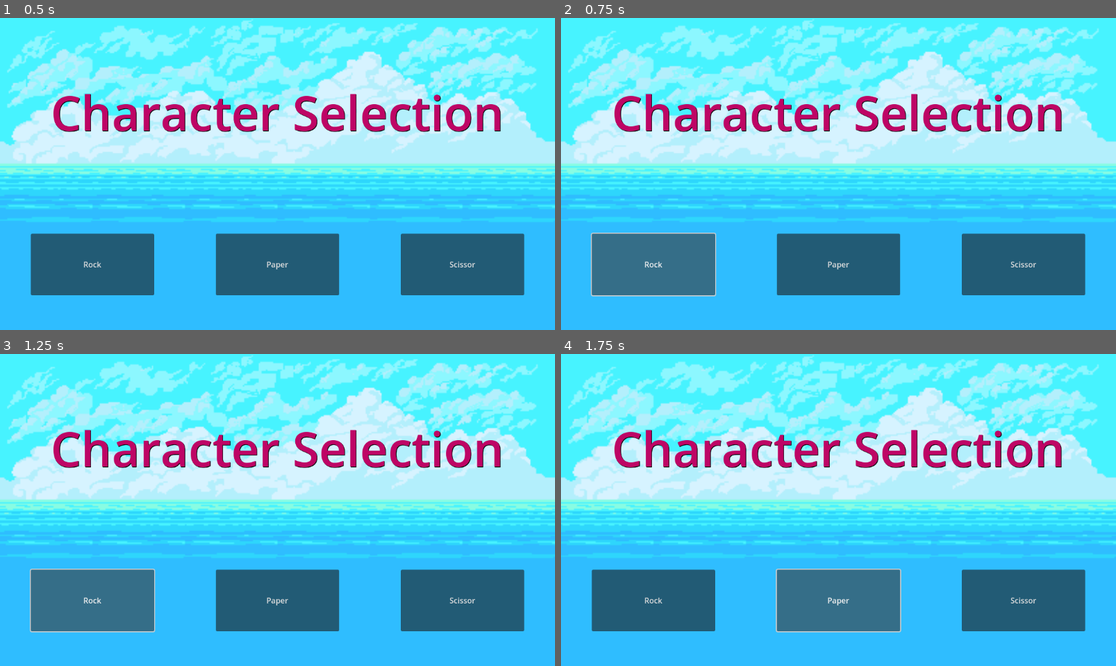
Above: before the commit, frames 1-4 (two rows, left to right).
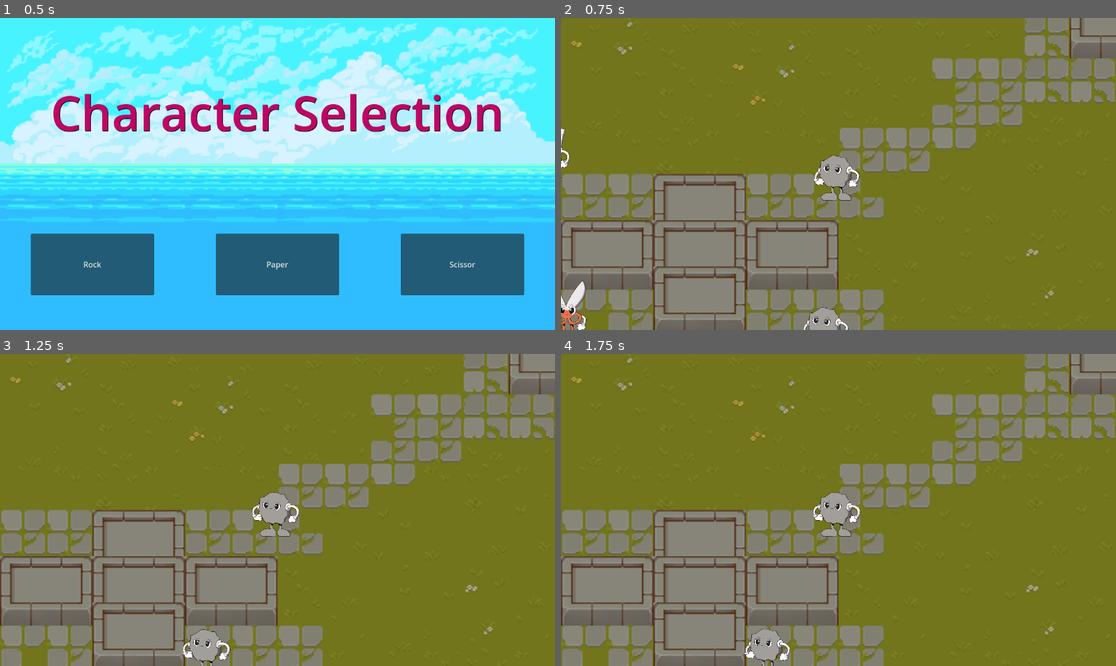
Above: after the commit, the same moments.

Repository: AKARandy/ROS
Game: Godot game, scene res://menus/character_selection.tscn
The game is run twice, just before and just after one commit, with the same random seed, the same clock (stepped at 60 frames per second) and the same inputs. This scene is started directly instead of the project's main scene.
Inputs (mouse positions are in pixels of both pictures, inside the frame that each line leads up to):
- Up to frame 1 (0.5 s): no input
- Up to frame 2 (0.75 s): click "Rock" at 0.5 s
- Up to frame 3 (1.25 s): no input
- Up to frame 4 (1.75 s): click (838, 600) at 1.25 s, where only the run before the commit has a clickable "Paper"

Frame 1 is identical in both runs. In frame 2, 100% of the frame differs, in the area x 0-100%, y 0-100%; in frame 3, 100%; in frame 4, 100%.

Commit message:
fix bug path file

Diff:
--- a/entities/enemy/ai_paper.tscn
+++ b/entities/enemy/ai_paper.tscn
@@ -1,6 +1,6 @@
 [gd_scene load_steps=17 format=3 uid="uid://gqm3iticl6v5"]
 
-[ext_resource type="Script" path="res://entities/enemy/ai_paper.gd" id="1_fxxto"]
+[ext_resource type="Script" path="res://entities/enemy/ai_papper.gd" id="1_fxxto"]
 [ext_resource type="Texture2D" uid="uid://c5128ghuof43c" path="res://game_assets/Character/Kertas/Idle/kertas-berdiri-1.png" id="2_3sdek"]
 [ext_resource type="Texture2D" uid="uid://b8yw2wbd5gga5" path="res://game_assets/Character/Kertas/Idle/kertas-berdiri-2.png" id="3_qbxwk"]
 [ext_resource type="Texture2D" uid="uid://bqbsd7pudlju0" path="res://game_assets/Character/Kertas/Idle/kertas-berdiri-3.png" id="4_mh02j"]
--- a/entities/enemy/ai_scissor.gd
+++ b/entities/enemy/ai_scissor.gd
@@ -1,7 +1,7 @@
 extends CharacterBody2D
 
 var chase = false
-const speed = 100
+const speed = 150
 var the_chased
 
 const CENTER = Vector2(450,300)
@@ -15,8 +15,7 @@
 		var direction = (the_chased.position - self.position).normalized()
 		velocity.x = direction.x * speed
 		velocity.y = direction.y * speed
-		#if (player.position.x - position.x) < 0:
-			#pass
+
 	if chase == false:
 		match state:
 			FLEEING:
--- a/menus/character_selection.gd
+++ b/menus/character_selection.gd
@@ -13,13 +13,13 @@
 
 
 func _on_rock_select_pressed():
-	get_tree().change_scene_to_file("res://world.tscn")
+	get_tree().change_scene_to_file("res://scene/world.tscn")
 	EntityRoles.role = EntityRoles.Roles.ROCK
 
 func _on_paper_select_pressed():
-	get_tree().change_scene_to_file("res://world.tscn")
+	get_tree().change_scene_to_file("res://scene/world.tscn")
 	EntityRoles.role = EntityRoles.Roles.PAPER
 
 func _on_scissor_select_pressed():
-	get_tree().change_scene_to_file("res://world.tscn")
+	get_tree().change_scene_to_file("res://scene/world.tscn")
 	EntityRoles.role = EntityRoles.Roles.SCISSOR
--- a/menus/menu.gd
+++ b/menus/menu.gd
@@ -4,7 +4,7 @@
 
 
 func _on_play_pressed():
-	get_tree().change_scene_to_file("res://character_selection.tscn")
+	get_tree().change_scene_to_file("res://menus/character_selection.gd")
 
 func _on_quit_pressed():
 	get_tree().quit()
Renamed: entities/enemy/ai_paper.gd -> entities/enemy/ai_papper.gd
Not shown, added: scene/wor76DF.tmp
